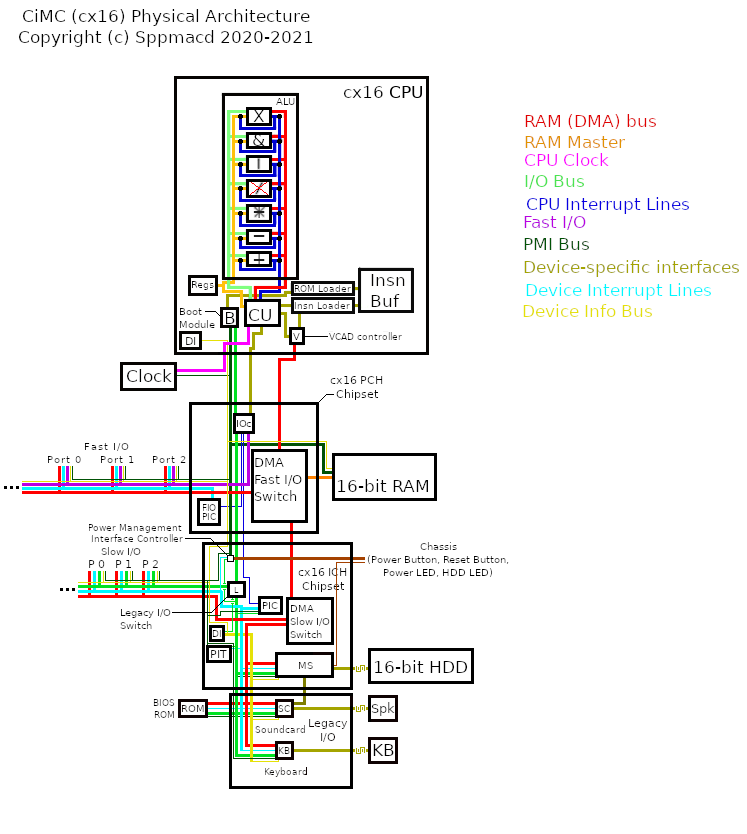
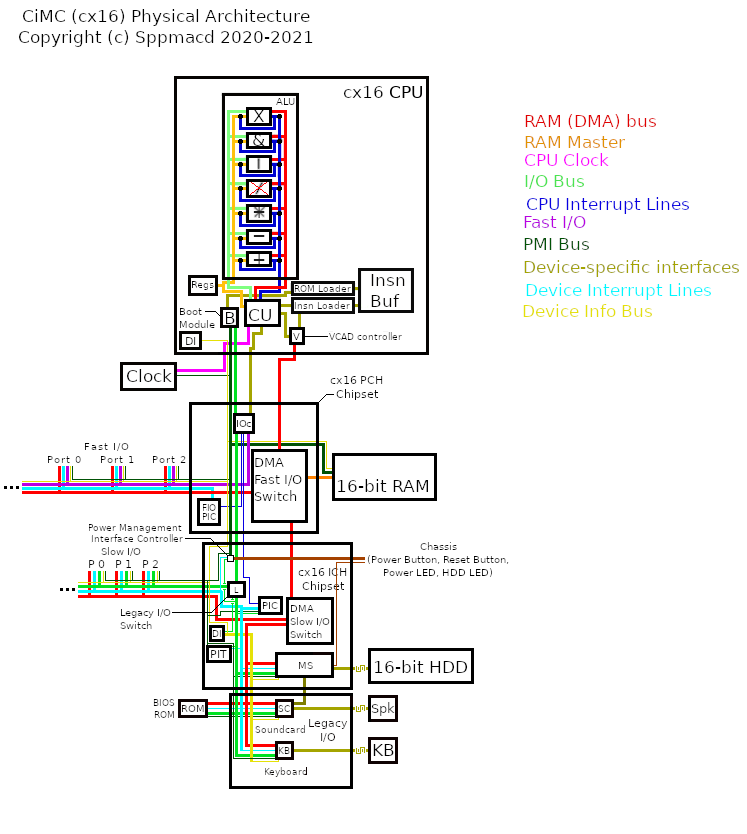
Revision of a layered 747×834 image; what changed, layer by layer:
painted on "Background" over [227, 113, 413, 677]
